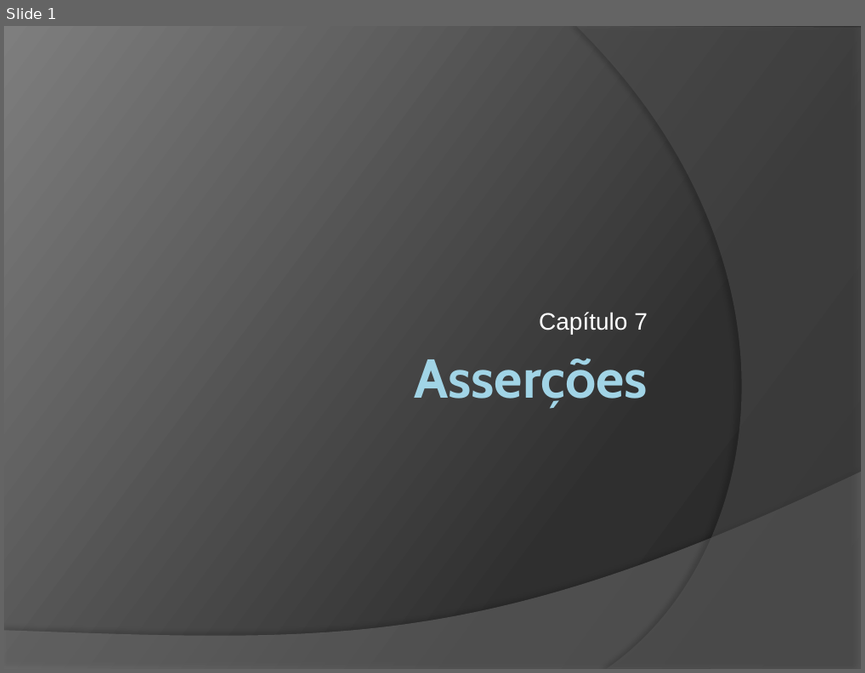
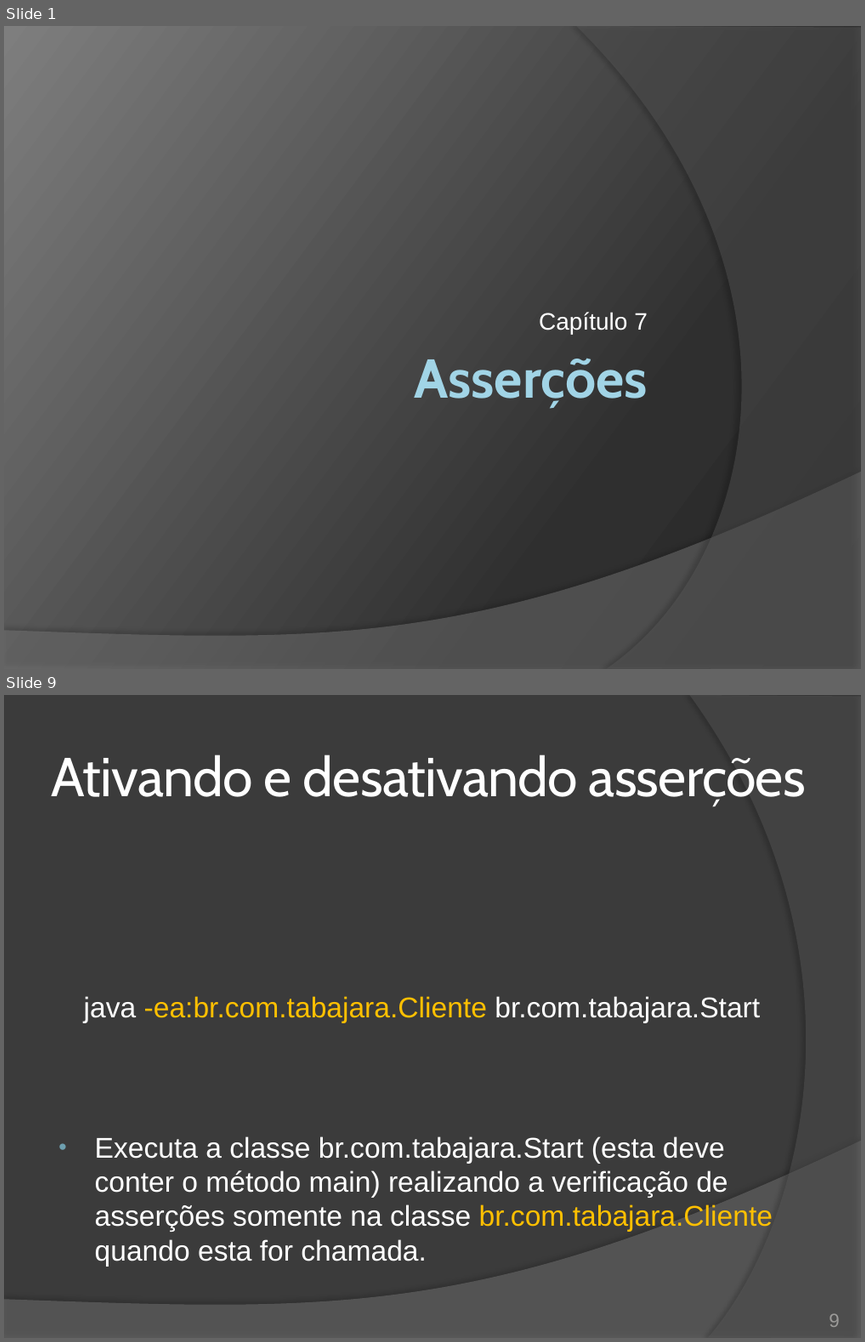
Before and after one commit to duchesqui/slzvieira-training, a slide deck: 2-Java-Programmer-Modulo-II/13.Capitulo07.pptx. Shown one above the other, each under a label of ours: slide 1 before the commit, slides 1 and 9 after it; the slides between them are not shown. The pictures are 865x673 and 865x1342 pixels, drawn with LibreOffice and Linux fonts; fonts in the diff are those of the drawing. Boxes give left, top, right and bottom in pixels: in the first picture for what was removed or moved away, otherwise in the second. Text is boxed around its words. In the diff, an @@ line names an element or a change of style, - is before the commit and + after.

Commit message:
Encerramento do capítulo 7 - asserções; Início do capítulo 8 - threads.

```diff
--- a/2-Java-Programmer-Modulo-II/13.Capitulo07.pptx
+++ b/2-Java-Programmer-Modulo-II/13.Capitulo07.pptx
@@ slide 9 added at (4, 695, 861, 1338), background #3B3B3B; not listed: 1 template element that a slide beside it also shows @@
@@ freeform shape added at (689, 695, 861, 1338), fill #5E5E5E at 40% opacity @@
@@ title added at (51, 755, 806, 807), 46 pt, text #FFFFFF @@
+Ativando e desativando asserções
@@ text added at (84, 996, 772, 1266), 24 pt, text #FFFFFF @@
+java -ea:br.com.tabajara.Cliente br.com.tabajara.Start
+• Executa a classe br.com.tabajara.Start (esta deve conter o método main) realizando a verificação de asserções somente na classe br.com.tabajara.Cliente quando esta for chamada.
@@ page number added at (828, 1313, 839, 1327), 16 pt, text #9D9B9A @@
+9
```
Also in this commit, not shown: 4 slides changed, 6 other slides added, 2 slides removed, 2 other files.
